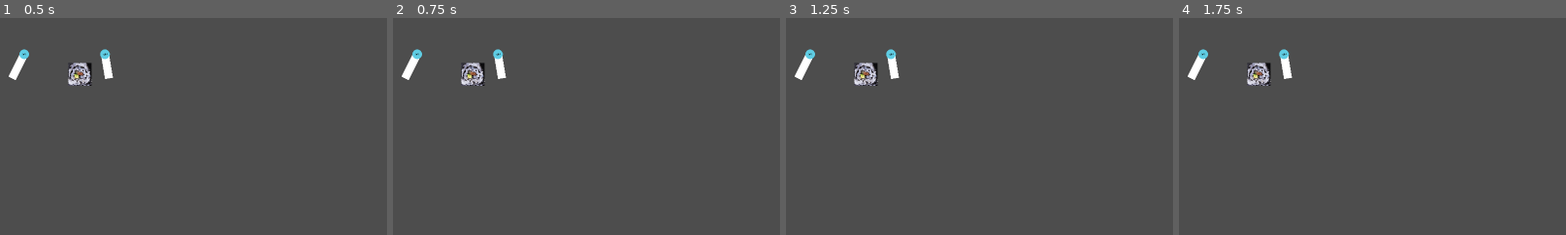
Above: before the commit, frames 1-4 (left to right).
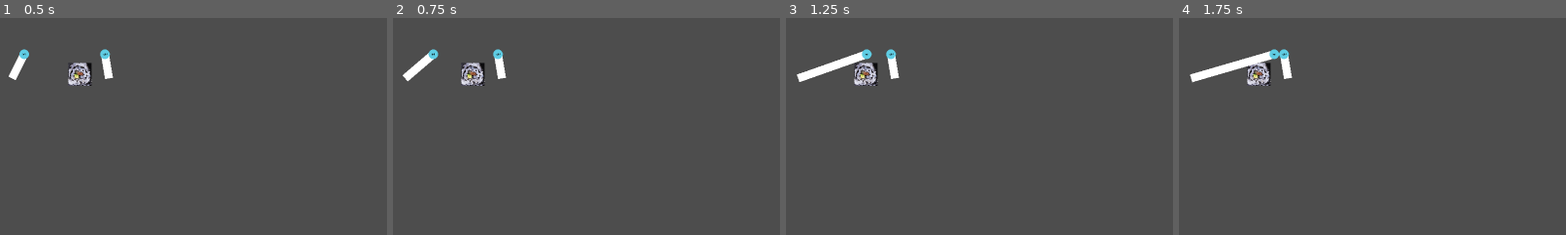
Above: after the commit, the same moments.

Repository: jrattur/GGJ-2024-RoughLaugh
Game: Godot game, scene res://Meka/POV_Prototype.tscn
Same seed, same stepped clock (60 frames per second), same inputs: the game is played once before the commit and once after it.
Inputs:
- Up to frame 1 (0.5 s): no input
- Up to frame 2 (0.75 s): tap Enter (ui_accept) at 0.5 s; hold D (l_move_right, bound only after the commit) from 0.53 s (still down)
- Up to frame 3 (1.25 s): keep holding D (l_move_right, bound only after the commit); tap Enter (ui_accept) at 0.77 s
- Up to frame 4 (1.75 s): keep holding D (l_move_right, bound only after the commit); tap Enter (ui_accept) at 1.52 s
The pictures show only the part of the screen within x 0-50%, y 0-50%; the shares and areas given below are measured in that part.

Frame 1 is identical in both runs. In frame 2, 0.6% of the frame differs, in the area x 2-12%, y 14-30%; in frame 3, 1.0%; in frame 4, 1.2%, in the area x 2-27%, y 14-30%.

Commit message:
Control updates

Diff:
--- a/GGJ-2024-RoughLaugh/project.godot
+++ b/GGJ-2024-RoughLaugh/project.godot
@@ -33,41 +33,49 @@
 l_move_left={
 "deadzone": 0.5,
 "events": [Object(InputEventJoypadMotion,"resource_local_to_scene":false,"resource_name":"","device":-1,"axis":0,"axis_value":-1.0,"script":null)
+, Object(InputEventKey,"resource_local_to_scene":false,"resource_name":"","device":-1,"window_id":0,"alt_pressed":false,"shift_pressed":false,"ctrl_pressed":false,"meta_pressed":false,"pressed":false,"keycode":0,"physical_keycode":65,"key_label":0,"unicode":97,"echo":false,"script":null)
 ]
 }
 l_move_right={
 "deadzone": 0.5,
 "events": [Object(InputEventJoypadMotion,"resource_local_to_scene":false,"resource_name":"","device":-1,"axis":0,"axis_value":1.0,"script":null)
+, Object(InputEventKey,"resource_local_to_scene":false,"resource_name":"","device":-1,"window_id":0,"alt_pressed":false,"shift_pressed":false,"ctrl_pressed":false,"meta_pressed":false,"pressed":false,"keycode":0,"physical_keycode":68,"key_label":0,"unicode":100,"echo":false,"script":null)
 ]
 }
 l_move_up={
 "deadzone": 0.5,
 "events": [Object(InputEventJoypadMotion,"resource_local_to_scene":false,"resource_name":"","device":-1,"axis":1,"axis_value":-1.0,"script":null)
+, Object(InputEventKey,"resource_local_to_scene":false,"resource_name":"","device":-1,"window_id":0,"alt_pressed":false,"shift_pressed":false,"ctrl_pressed":false,"meta_pressed":false,"pressed":false,"keycode":0,"physical_keycode":87,"key_label":0,"unicode":119,"echo":false,"script":null)
 ]
 }
 l_move_down={
 "deadzone": 0.5,
 "events": [Object(InputEventJoypadMotion,"resource_local_to_scene":false,"resource_name":"","device":-1,"axis":1,"axis_value":1.0,"script":null)
+, Object(InputEventKey,"resource_local_to_scene":false,"resource_name":"","device":-1,"window_id":0,"alt_pressed":false,"shift_pressed":false,"ctrl_pressed":false,"meta_pressed":false,"pressed":false,"keycode":0,"physical_keycode":83,"key_label":0,"unicode":115,"echo":false,"script":null)
 ]
 }
 r_move_left={
 "deadzone": 0.5,
 "events": [Object(InputEventJoypadMotion,"resource_local_to_scene":false,"resource_name":"","device":-1,"axis":2,"axis_value":-1.0,"script":null)
+, Object(InputEventKey,"resource_local_to_scene":false,"resource_name":"","device":-1,"window_id":0,"alt_pressed":false,"shift_pressed":false,"ctrl_pressed":false,"meta_pressed":false,"pressed":false,"keycode":0,"physical_keycode":4194319,"key_label":0,"unicode":0,"echo":false,"script":null)
 ]
 }
 r_move_right={
 "deadzone": 0.5,
 "events": [Object(InputEventJoypadMotion,"resource_local_to_scene":false,"resource_name":"","device":-1,"axis":2,"axis_value":1.0,"script":null)
+, Object(InputEventKey,"resource_local_to_scene":false,"resource_name":"","device":-1,"window_id":0,"alt_pressed":false,"shift_pressed":false,"ctrl_pressed":false,"meta_pressed":false,"pressed":false,"keycode":0,"physical_keycode":4194321,"key_label":0,"unicode":0,"echo":false,"script":null)
 ]
 }
 r_move_up={
 "deadzone": 0.5,
 "events": [Object(InputEventJoypadMotion,"resource_local_to_scene":false,"resource_name":"","device":-1,"axis":3,"axis_value":-1.0,"script":null)
+, Object(InputEventKey,"resource_local_to_scene":false,"resource_name":"","device":-1,"window_id":0,"alt_pressed":false,"shift_pressed":false,"ctrl_pressed":false,"meta_pressed":false,"pressed":false,"keycode":0,"physical_keycode":4194320,"key_label":0,"unicode":0,"echo":false,"script":null)
 ]
 }
 r_move_down={
 "deadzone": 0.5,
 "events": [Object(InputEventJoypadMotion,"resource_local_to_scene":false,"resource_name":"","device":-1,"axis":3,"axis_value":1.0,"script":null)
+, Object(InputEventKey,"resource_local_to_scene":false,"resource_name":"","device":-1,"window_id":0,"alt_pressed":false,"shift_pressed":false,"ctrl_pressed":false,"meta_pressed":false,"pressed":false,"keycode":0,"physical_keycode":4194322,"key_label":0,"unicode":0,"echo":false,"script":null)
 ]
 }
 
